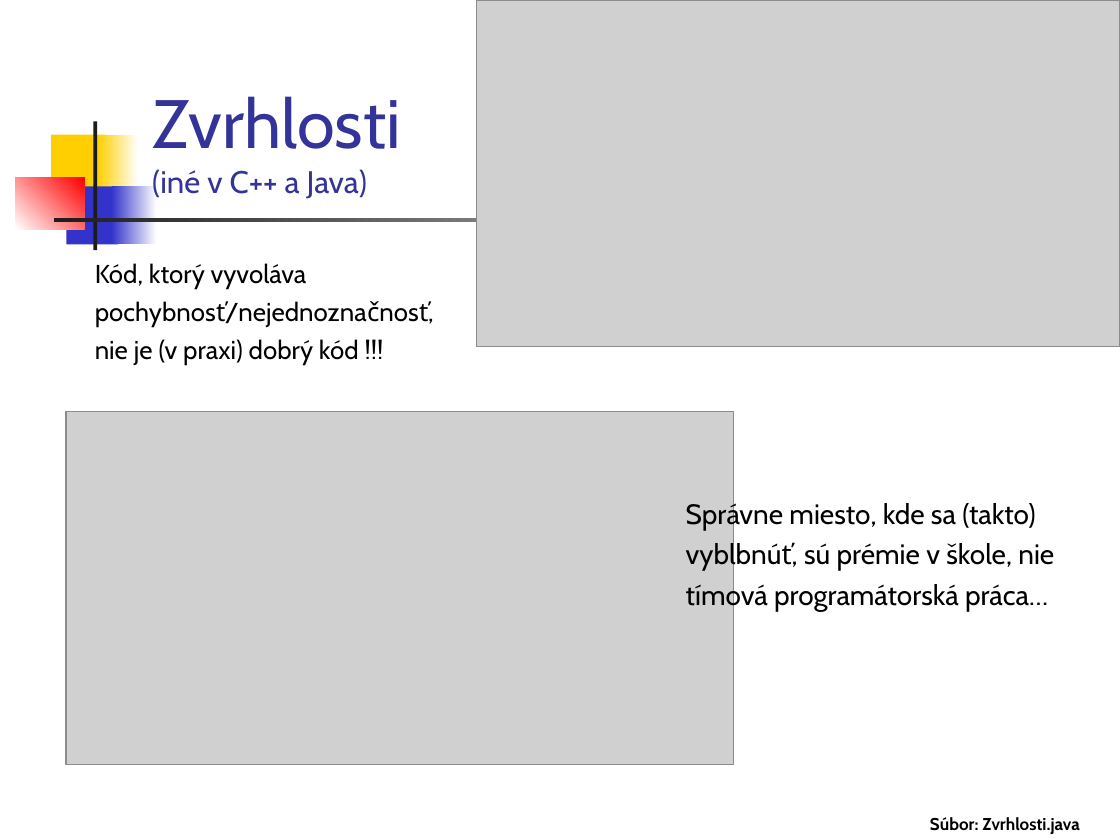
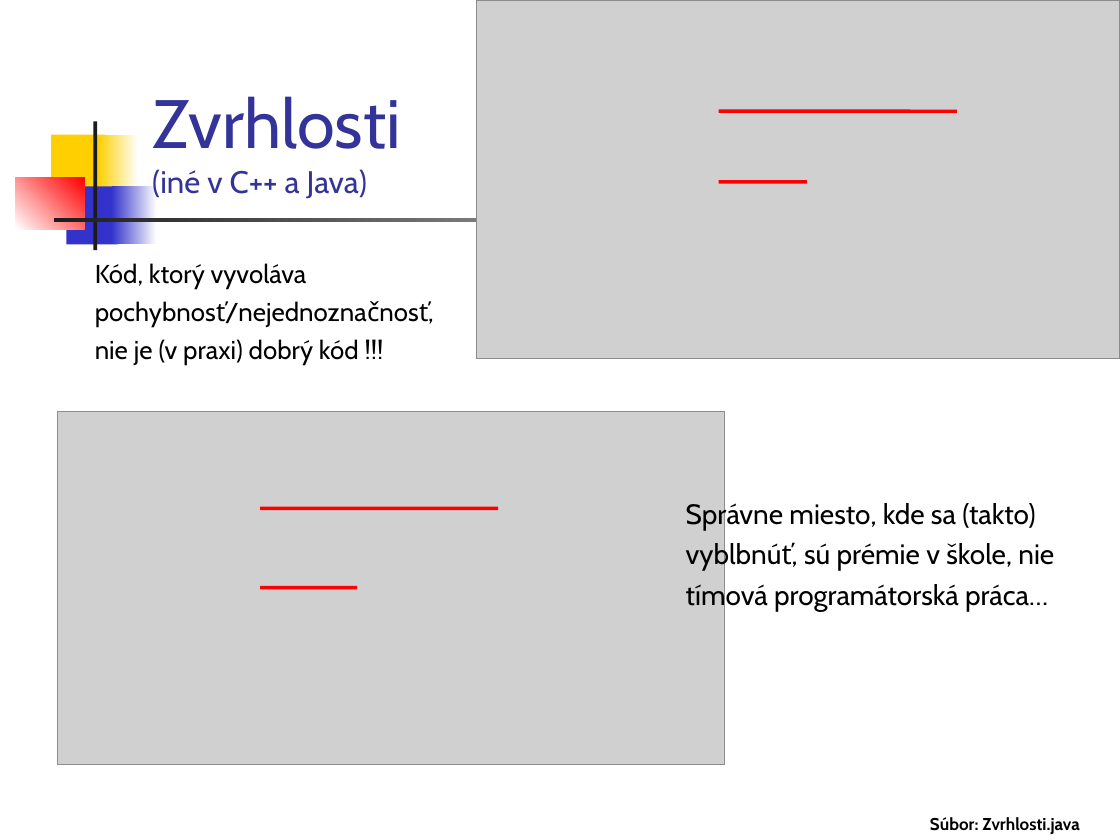
Before and after one commit to Programovanie4/Prednasky, a slide deck: slide 17 of 02/02_java.ppt (slide 14 before the commit). Drawn at 1120x840 pixels with LibreOffice and Linux fonts; fonts in the diff are those of the drawing; grey boxes stand for pictures. Boxes give left, top, right and bottom in pixels: in the first picture for what was removed or moved away, otherwise in the second. Text is boxed around its words. In the diff, an @@ line names an element or a change of style, - is before the commit and + after.

```diff
--- a/02/02_java.ppt
+++ b/02/02_java.ppt
@@ picture: place and size @@
-picture at (476, 0, 1120, 347)
+picture at (476, 0, 1120, 358)
@@ line added from (719, 111) to (956, 111), #FF0000 2.24 pt @@
@@ line added from (719, 181) to (806, 181), #FF0000 2.24 pt @@
@@ picture: place and size @@
-picture at (66, 411, 734, 765)
+picture at (57, 411, 725, 765)
@@ line added from (260, 508) to (498, 508), #FF0000 2.24 pt @@
@@ line added from (260, 588) to (357, 588), #FF0000 2.24 pt @@
```
Also in this commit, not shown: 19 other slides changed, 6 slides added, 1 slide removed, 1 other file.
